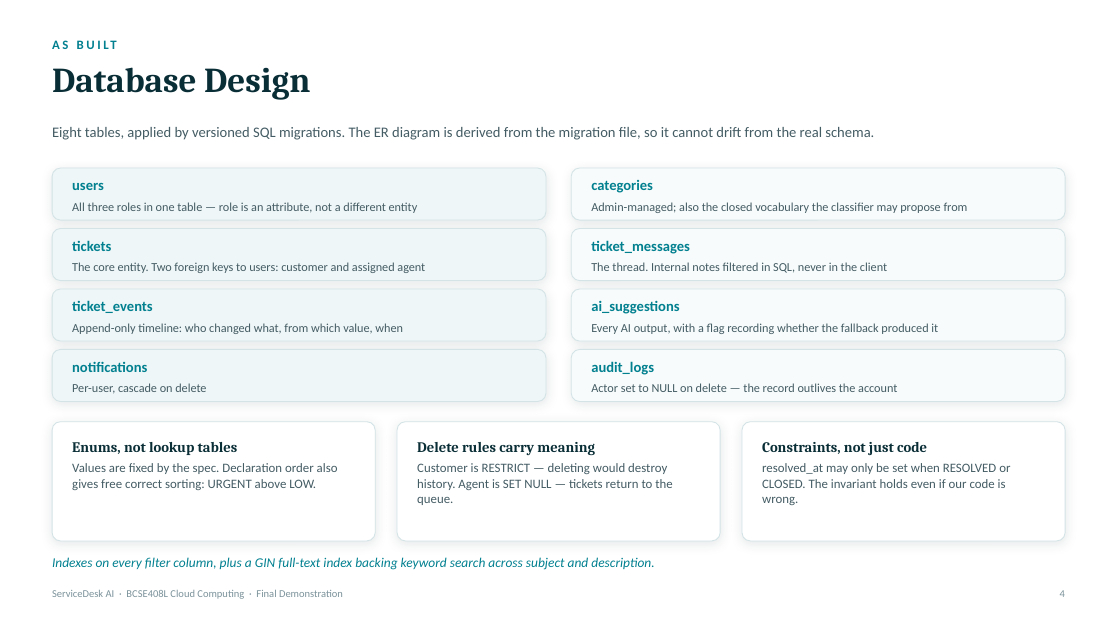
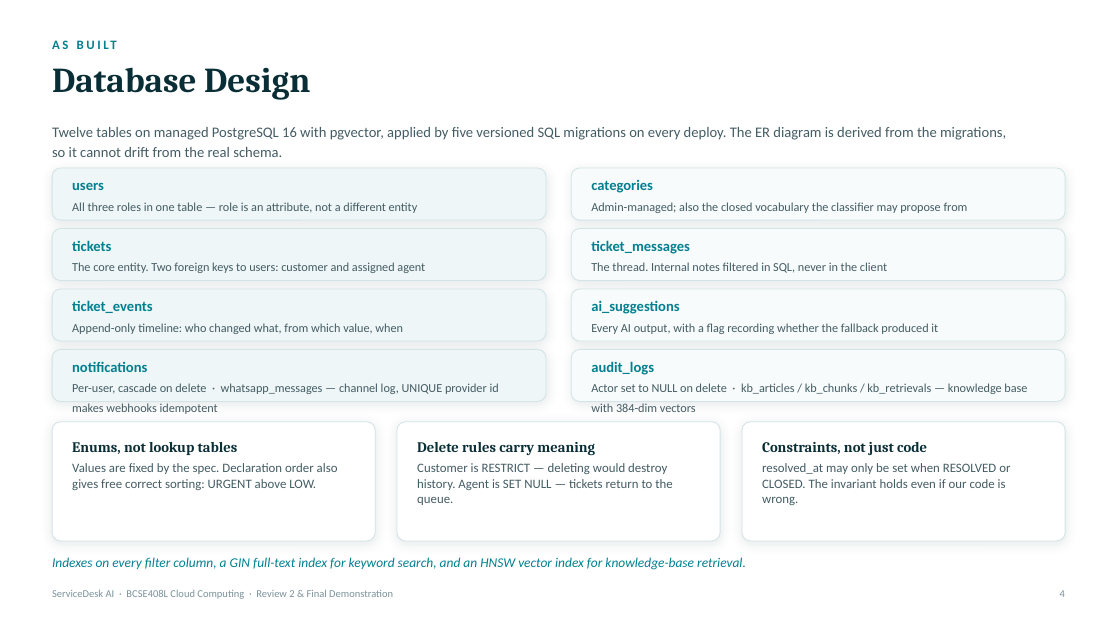
Before and after one commit to ItzGOLLY/servicedesk-ai, a slide deck: slide 5 of docs/ServiceDesk_AI_Final_Demo.pptx. Drawn at 1120x630 pixels with LibreOffice and Linux fonts; fonts in the diff are those of the drawing. Boxes give left, top, right and bottom in pixels: in the first picture for what was removed or moved away, otherwise in the second. Text is boxed around its words. In the diff, an @@ line names an element or a change of style, - is before the commit and + after.

```diff
--- a/docs/ServiceDesk_AI_Final_Demo.pptx
+++ b/docs/ServiceDesk_AI_Final_Demo.pptx
@@ text at [52,127,1006,157]: text changed @@
-Eight tables, applied by versioned SQL migrations. The ER diagram is derived from the migration file, so it cannot drift from the real schema.
+Twelve tables on managed PostgreSQL 16 with pgvector, applied by five versioned SQL migrations on every deploy. The ER diagram is derived from the migrations, so it cannot drift from the real schema.
@@ text at [72,383,499,414]: text changed @@
-Per-user, cascade on delete
+Per-user, cascade on delete · whatsapp_messages — channel log, UNIQUE provider id makes webhooks idempotent
@@ text at [591,383,1027,412]: text changed @@
-Actor set to NULL on delete — the record outlives the account
+Actor set to NULL on delete · kb_articles / kb_chunks / kb_retrievals — knowledge base with 384-dim vectors
@@ text at [52,557,746,570]: text changed @@
-Indexes on every filter column, plus a GIN full-text index backing keyword search across subject and description.
+Indexes on every filter column, a GIN full-text index for keyword search, and an HNSW vector index for knowledge-base retrieval.
@@ text at [52,590,393,599]: text changed @@
-ServiceDesk AI · BCSE408L Cloud Computing · Final Demonstration
+ServiceDesk AI · BCSE408L Cloud Computing · Review 2 & Final Demonstration
```
Also in this commit, not shown: 11 other slides changed, 4 other files.
